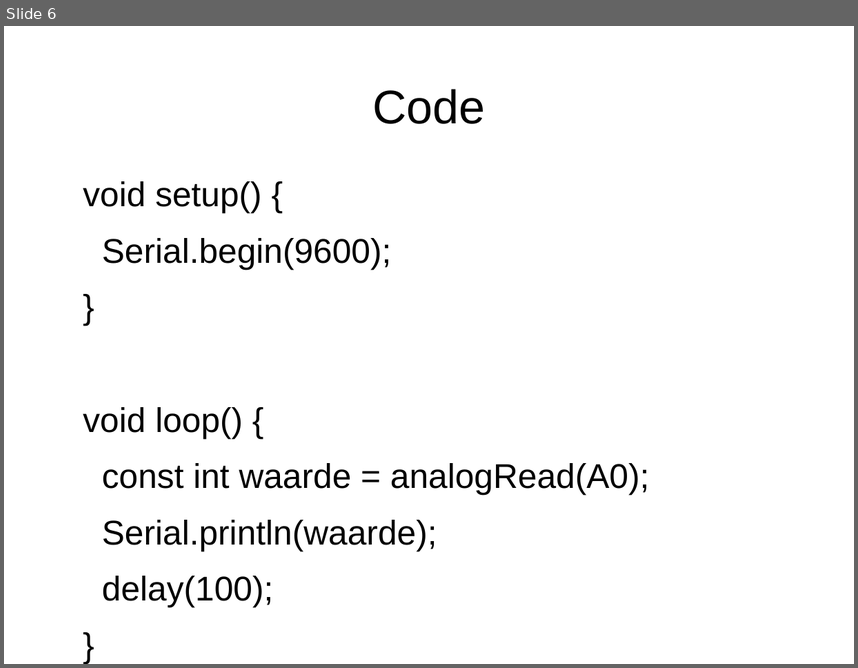
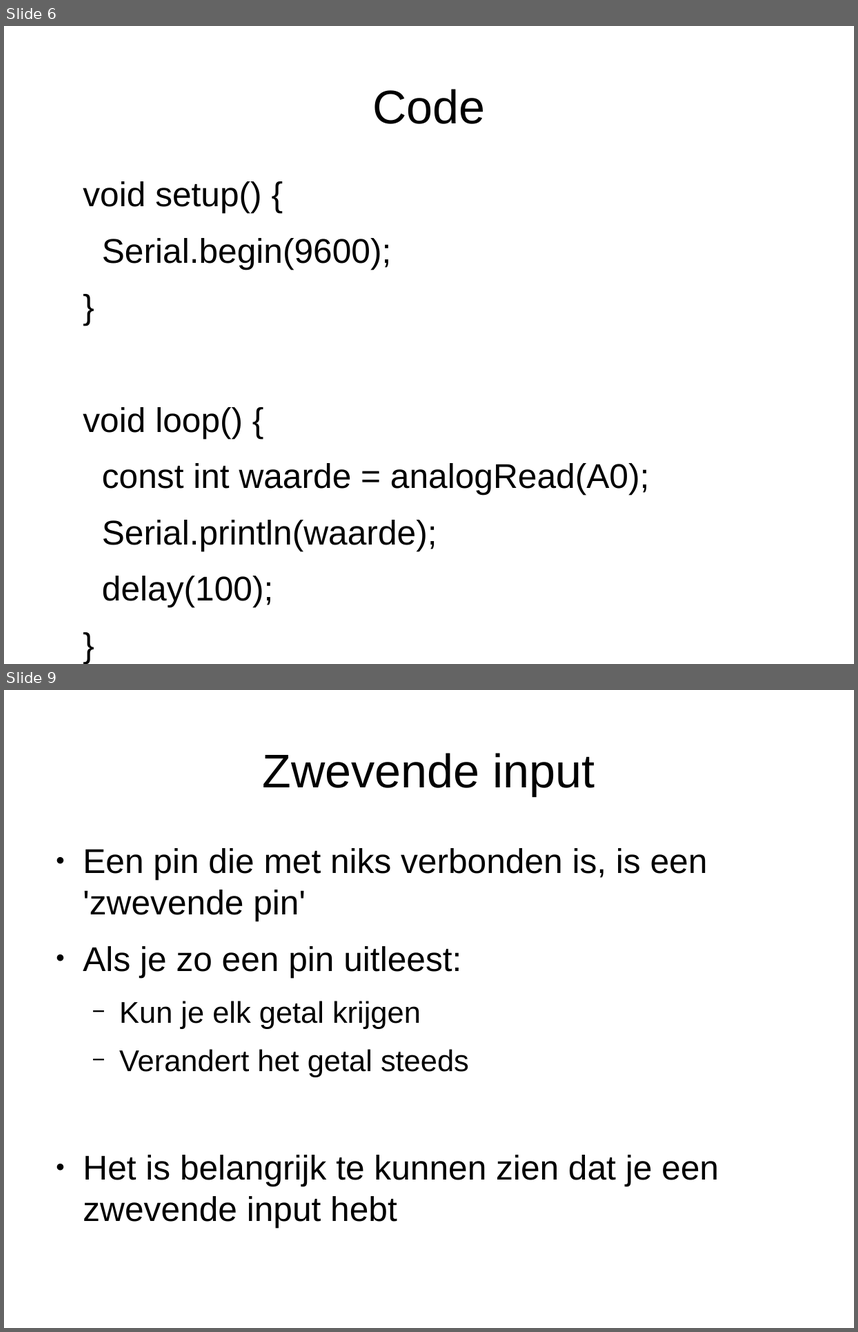
Before and after one commit to djog/arduino_cursus, a slide deck: Raw/Drukknop.odp. Shown one above the other, each under a label of ours: slide 6 before the commit, slides 6 and 9 after it; the slides between them are not shown. The pictures are 858x668 and 858x1332 pixels, drawn with LibreOffice and Linux fonts; fonts in the diff are those of the drawing. Boxes give left, top, right and bottom in pixels: in the first picture for what was removed or moved away, otherwise in the second. Text is boxed around its words. In the diff, an @@ line names an element or a change of style, - is before the commit and + after.

```diff
--- a/Raw/Drukknop.odp
+++ b/Raw/Drukknop.odp
@@ slide 9 added at [4,690,854,1328], background #FFFFFF @@
@@ title added at [263,753,595,796], 44 pt, text #000000 @@
+Zwevende input
@@ text added at [83,848,719,1228], 32 pt, text #000000 @@
+● Een pin die met niks verbonden is, is een 'zwevende pin'
+● Als je zo een pin uitleest:
+  − Kun je elk getal krijgen
+  − Verandert het getal steeds
+● Het is belangrijk te kunnen zien dat je een zwevende input hebt
```
Also in this commit, not shown: 7 other slides added, 3 other files.
